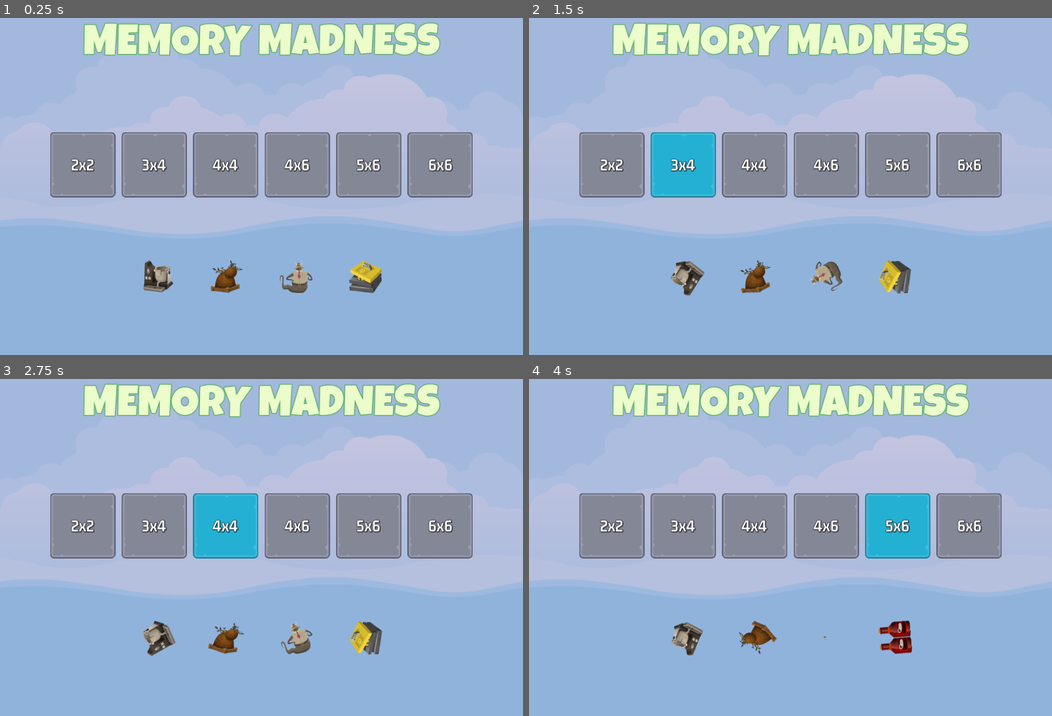
Above: before the commit, frames 1-4 (two rows, left to right).
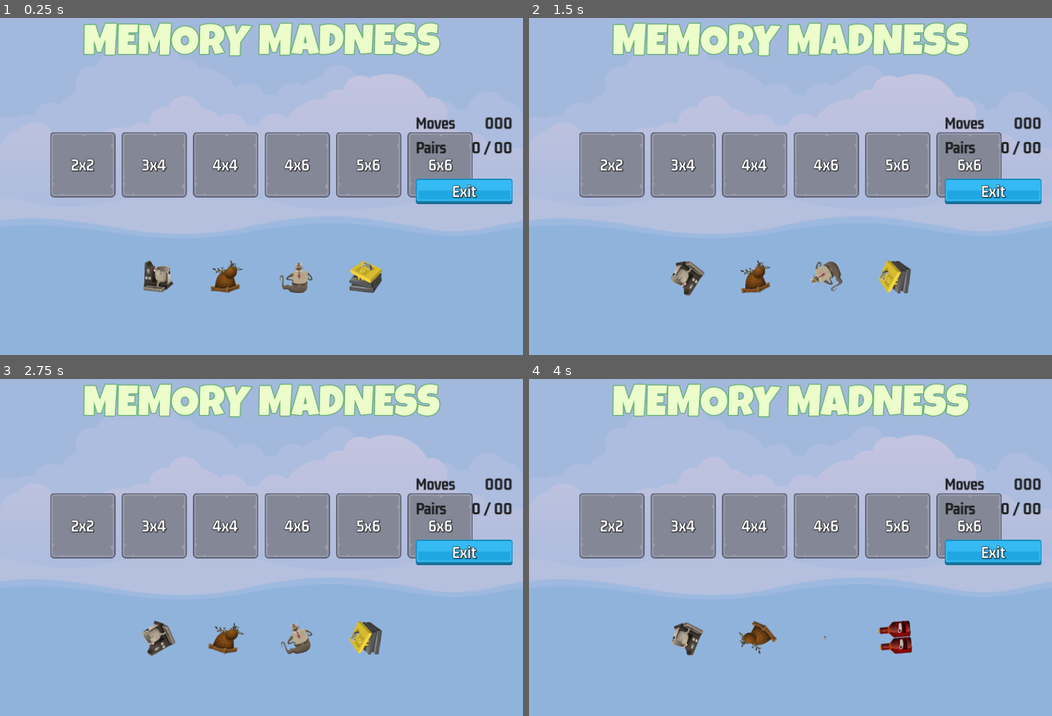
Above: after the commit, the same moments.

Repository: mattburro/Memory-Madness
Game: Godot game, scene res://master_scene/master_scene.tscn
Same seed, same stepped clock (60 frames per second), same inputs: the game is played once before the commit and once after it.
Inputs:
- Up to frame 1 (0.25 s): no input
- Up to frame 2 (1.5 s): click "2x2" at 0.5 s; click "3x4" at 1.25 s
- Up to frame 3 (2.75 s): click "4x4" at 2 s
- Up to frame 4 (4 s): click "4x6" at 2.75 s; click "5x6" at 3.5 s

The runs differ from the first frame. In frame 1, 2.0% of the frame differs, in the area x 79-98%, y 29-56%; in frame 2, 4.3%, in the area x 23-98%, y 29-56%; in frame 3, 4.3%; in frame 4, 4.3%.

Commit message:
Created game screen

Diff:
--- /dev/null
+++ b/game_screen/game_screen.tscn
@@ -0,0 +1,102 @@
+[gd_scene load_steps=6 format=3 uid="uid://clvnymglba75m"]
+
+[ext_resource type="LabelSettings" uid="uid://b16o7l2dvtpqa" path="res://resources/GM_32_Dark.tres" id="1_b0rvt"]
+[ext_resource type="Texture2D" uid="uid://6r0ppna7todg" path="res://assets/ui/blue_button00.png" id="2_sfcje"]
+[ext_resource type="Texture2D" uid="uid://ob0igwdn416x" path="res://assets/ui/yellow_button00.png" id="3_eus8s"]
+[ext_resource type="Texture2D" uid="uid://cg304ghra85qr" path="res://assets/ui/green_button00.png" id="4_bpqtq"]
+[ext_resource type="LabelSettings" uid="uid://bdkk8jdhpbrp1" path="res://resources/GM_32_White.tres" id="5_geqia"]
+
+[node name="GameScreen" type="Control"]
+layout_mode = 3
+anchors_preset = 15
+anchor_right = 1.0
+anchor_bottom = 1.0
+grow_horizontal = 2
+grow_vertical = 2
+
+[node name="HBoxContainer" type="HBoxContainer" parent="."]
+layout_mode = 1
+anchors_preset = 15
+anchor_right = 1.0
+anchor_bottom = 1.0
+grow_horizontal = 2
+grow_vertical = 2
+
+[node name="MarginContainer" type="MarginContainer" parent="HBoxContainer"]
+layout_mode = 2
+size_flags_horizontal = 3
+
+[node name="TileContainer" type="GridContainer" parent="HBoxContainer/MarginContainer"]
+unique_name_in_owner = true
+layout_mode = 2
+size_flags_horizontal = 4
+size_flags_vertical = 4
+
+[node name="MarginContainer2" type="MarginContainer" parent="HBoxContainer"]
+custom_minimum_size = Vector2(200, 0)
+layout_mode = 2
+theme_override_constants/margin_right = 20
+
+[node name="VBoxContainer" type="VBoxContainer" parent="HBoxContainer/MarginContainer2"]
+layout_mode = 2
+size_flags_vertical = 4
+theme_override_constants/separation = 12
+
+[node name="HBoxContainer" type="HBoxContainer" parent="HBoxContainer/MarginContainer2/VBoxContainer"]
+layout_mode = 2
+
+[node name="Label" type="Label" parent="HBoxContainer/MarginContainer2/VBoxContainer/HBoxContainer"]
+layout_mode = 2
+size_flags_horizontal = 3
+text = "Moves"
+label_settings = ExtResource("1_b0rvt")
+vertical_alignment = 1
+
+[node name="MovesLabel" type="Label" parent="HBoxContainer/MarginContainer2/VBoxContainer/HBoxContainer"]
+unique_name_in_owner = true
+layout_mode = 2
+text = "000"
+label_settings = ExtResource("1_b0rvt")
+horizontal_alignment = 2
+vertical_alignment = 1
+
+[node name="HBoxContainer2" type="HBoxContainer" parent="HBoxContainer/MarginContainer2/VBoxContainer"]
+layout_mode = 2
+
+[node name="Label" type="Label" parent="HBoxContainer/MarginContainer2/VBoxContainer/HBoxContainer2"]
+layout_mode = 2
+size_flags_horizontal = 3
+text = "Pairs"
+label_settings = ExtResource("1_b0rvt")
+vertical_alignment = 1
+
+[node name="PairsLabel" type="Label" parent="HBoxContainer/MarginContainer2/VBoxContainer/HBoxContainer2"]
+unique_name_in_owner = true
+layout_mode = 2
+text = "0 / 00"
+label_settings = ExtResource("1_b0rvt")
+horizontal_alignment = 2
+vertical_alignment = 1
+
+[node name="Control" type="Control" parent="HBoxContainer/MarginContainer2/VBoxContainer"]
+custom_minimum_size = Vector2(0, 20)
+layout_mode = 2
+
+[node name="ExitButton" type="TextureButton" parent="HBoxContainer/MarginContainer2/VBoxContainer"]
+layout_mode = 2
+size_flags_horizontal = 4
+texture_normal = ExtResource("2_sfcje")
+texture_pressed = ExtResource("3_eus8s")
+texture_hover = ExtResource("4_bpqtq")
+
+[node name="Label" type="Label" parent="HBoxContainer/MarginContainer2/VBoxContainer/ExitButton"]
+layout_mode = 1
+anchors_preset = 15
+anchor_right = 1.0
+anchor_bottom = 1.0
+grow_horizontal = 2
+grow_vertical = 2
+text = "Exit"
+label_settings = ExtResource("5_geqia")
+horizontal_alignment = 1
+vertical_alignment = 1
--- a/master_scene/master_scene.tscn
+++ b/master_scene/master_scene.tscn
@@ -1,7 +1,8 @@
-[gd_scene load_steps=3 format=3 uid="uid://brttt3flr671p"]
+[gd_scene load_steps=4 format=3 uid="uid://brttt3flr671p"]
 
 [ext_resource type="Texture2D" uid="uid://cwgyiul751e7w" path="res://assets/images/backgroundEmpty.png" id="1_8v8d0"]
 [ext_resource type="PackedScene" uid="uid://bv65f7dmhqlhy" path="res://main_scene/main_screen.tscn" id="2_eblwr"]
+[ext_resource type="PackedScene" uid="uid://clvnymglba75m" path="res://game_screen/game_screen.tscn" id="3_v50sl"]
 
 [node name="MasterScene" type="CanvasLayer"]
 
@@ -14,3 +15,5 @@
 texture = ExtResource("1_8v8d0")
 
 [node name="MainScreen" parent="." instance=ExtResource("2_eblwr")]
+
+[node name="GameScreen" parent="." instance=ExtResource("3_v50sl")]
--- /dev/null
+++ b/resources/GM_32_Dark.tres
@@ -0,0 +1,11 @@
+[gd_resource type="LabelSettings" load_steps=2 format=3 uid="uid://b16o7l2dvtpqa"]
+
+[ext_resource type="FontFile" uid="uid://223jvpnoekrf" path="res://assets/fonts/gemunu-libre-v8-latin-700.ttf" id="1_3ulgh"]
+
+[resource]
+font = ExtResource("1_3ulgh")
+font_size = 32
+font_color = Color(0.121569, 0.121569, 0.121569, 1)
+outline_size = 1
+outline_color = Color(0, 0, 0, 0.639216)
+shadow_color = Color(0, 0, 0, 0.0745098)
